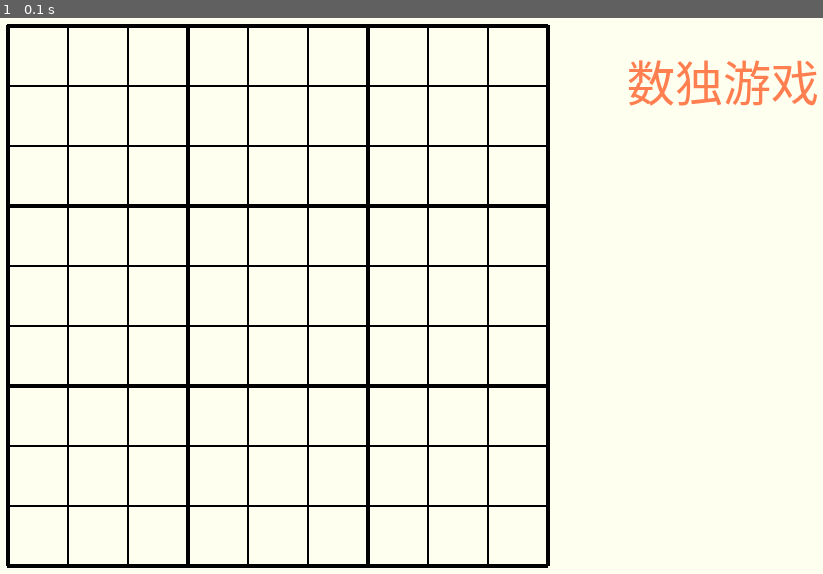
Above: before the commit, frame 1.
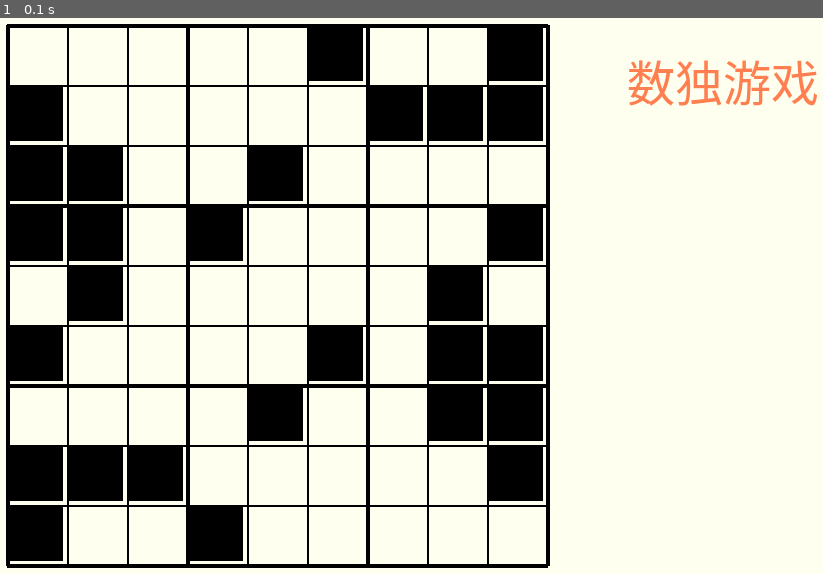
Above: after the commit, the same moment.

Repository: seancheng33/PygameProject
Game: pygame game, started from sudoku/Sudoku.py
The game is run twice, just before and just after one commit, with the same random seed, the same clock (stepped at 60 frames per second) and the same inputs.
Inputs:
- Up to frame 1 (0.1 s): no input

The runs differ from the first frame. In frame 1, 18% of the frame differs, in the area x 1-66%, y 1-98%.

Commit message:
测试题目显示功能

Diff:
--- a/sudoku/SetVar.py
+++ b/sudoku/SetVar.py
@@ -69,3 +69,12 @@
             elif event.type == pygame.KEYUP and event.key == pygame.K_ESCAPE:
                 pygame.quit()
                 sys.exit(0)
+
+    def game_data_load(self):
+        data = []
+        with open('gamedata.txt', 'r', encoding='utf-8') as load_file:
+            tmp_data = load_file.read().split('\n')
+            for i in tmp_data:
+                data.append(i.split(','))
+
+        return data
--- a/sudoku/Sudoku.py
+++ b/sudoku/Sudoku.py
@@ -7,8 +7,9 @@
 import pygame
 from pygame import *
 
-from sudoku import game_draw
 from sudoku.SetVar import SetVar
+from sudoku.game_draw import draw_gameArray, draw_background
+
 
 def main():
 
@@ -16,12 +17,17 @@
 
     pygame.init()
     screen = pygame.display.set_mode((setting.SCREEN_WIDTH, setting.SCREEN_HEIGHT))
-    pygame.display.set_caption('数独游戏——基于pygame的实现 version 0.5')
+    pygame.display.set_caption('数独游戏 —— 基于PyGame的实现 version 0.6')
+
+    gameArray = setting.game_data_load()
+    print(gameArray)
 
     while True:
         # 关闭游戏
         setting.terminal_window()
-        game_draw.draw_background(screen)
+        draw_background(screen)
+
+        draw_gameArray(screen, gameArray)
 
         pygame.display.update()
 
--- a/sudoku/game_draw.py
+++ b/sudoku/game_draw.py
@@ -30,4 +30,15 @@
     titleText = setting.TITLEFONT.render('数独游戏', True, setting.COLOR_DICT['coral'])
     titleRect = titleText.get_rect()
     titleRect.topleft = 650, 50
-    screen.blit(titleText,titleRect)
+    screen.blit(titleText, titleRect)
+
+
+def draw_tile(screen, start_posx, start_posy, tile_width, tile_height):
+    pygame.draw.rect(screen, setting.COLOR_DICT['black'], (start_posx, start_posy, tile_width, tile_height))
+
+
+def draw_gameArray(screen,gameArray):
+    for row in range(len(gameArray)):
+        for col in range(len(gameArray[row])):
+            if gameArray[row][col] != '0':
+                draw_tile(screen, 60*col+30, 60*row+30, 56, 56)
--- /dev/null
+++ b/sudoku/gamedata.txt
@@ -0,0 +1,9 @@
+0,0,0,0,0,6,0,0,1
+9,0,0,0,0,0,3,7,6
+7,1,0,0,4,0,0,0,0
+1,7,0,8,0,0,0,0,3
+0,3,0,0,0,0,0,1,0
+6,0,0,0,0,3,0,5,8
+0,0,0,0,3,0,0,6,5
+3,5,1,0,0,0,0,0,2
+8,0,0,1,0,0,0,0,0
